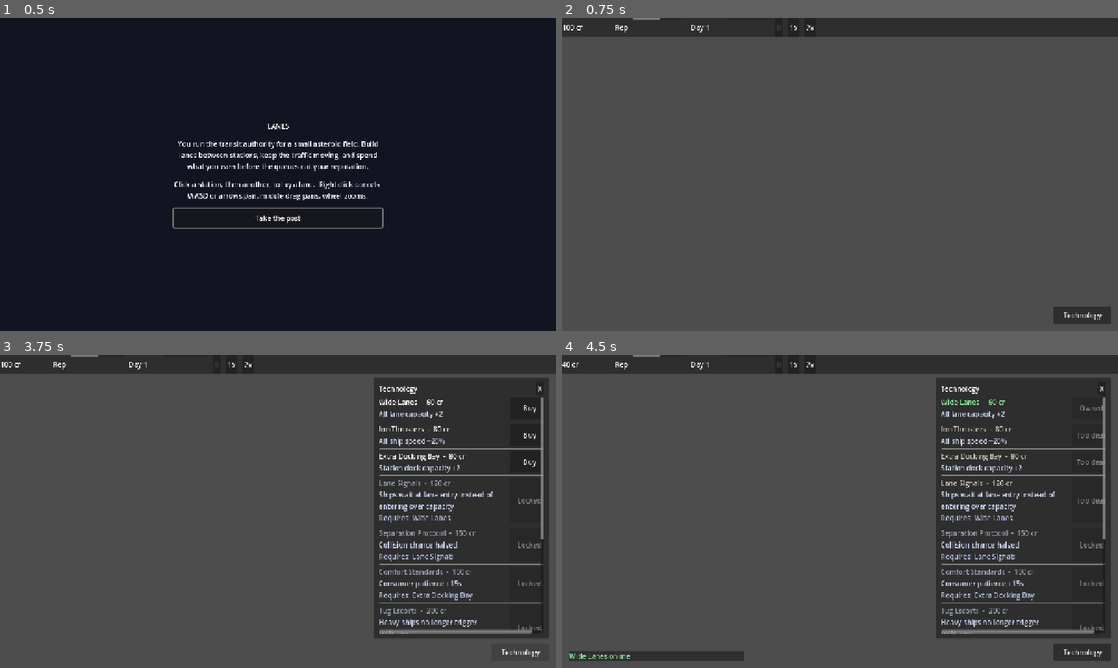
Above: before the commit, frames 1-4 (two rows, left to right).
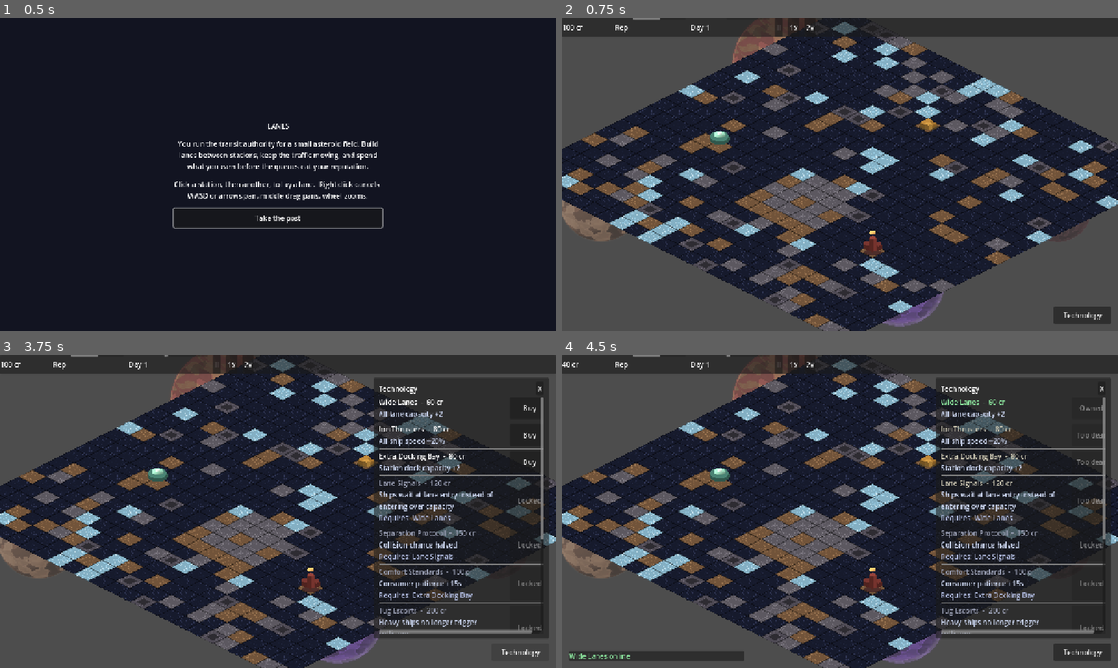
Above: after the commit, the same moments.

Repository: AdLgames/rndxero
Game: Godot game, scene res://scenes/TitleScreen.tscn
The game is run twice, just before and just after one commit, with the same random seed, the same clock (stepped at 60 frames per second) and the same inputs.
Inputs:
- Up to frame 1 (0.5 s): no input
- Up to frame 2 (0.75 s): click "Take the post" at 0.5 s
- Up to frame 3 (3.75 s): click "II" at 1.25 s; click "1x" at 2 s; click "2x" at 2.75 s; click "Technology" at 3.5 s
- Up to frame 4 (4.5 s): click "Buy" at 4.25 s

Frame 1 is identical in both runs. In frame 2, 57% of the frame differs, in the area x 0-100%, y 0-100%; in frame 3, 45%; in frame 4, 45%.
Error before the commit: Parse Error: Cannot infer the type of "where" variable because the value doesn't have a set type. (res://scripts/Main.gd:102)

Commit message:
Annotate the two locals inferred from untyped entity references
Ship, Lane and Station reference each other without types to avoid
GDScript's cyclic class resolution, so a member read through one of those
references is a Variant and cannot seed an inferred declaration. Lane's
sampled distance and Main's collision position both did that; both now
carry explicit types.

Co-Authored-By: Claude Opus 5 <noreply@anthropic.com>
Claude-Session: https://claude.ai/code/session_01Aq6jJebgAV8HwA1vEnrhbh

Diff:
--- a/scripts/Lane.gd
+++ b/scripts/Lane.gd
@@ -145,7 +145,7 @@
 func _sync(ship) -> void:
 	if _path.curve == null:
 		return
-	var distance := ship.travelled
+	var distance: float = ship.travelled
 	if ship.reversed:
 		distance = _length - ship.travelled
 	ship.global_position = global_position + _path.curve.sample_baked(distance)
--- a/scripts/Main.gd
+++ b/scripts/Main.gd
@@ -99,7 +99,7 @@
 
 
 func _on_collision(a, b, _lane) -> void:
-	var where := a.global_position
+	var where: Vector2 = a.global_position
 	if is_instance_valid(b):
 		where = (a.global_position + b.global_position) * 0.5
 	var fx := _explosion_scene.instantiate()
